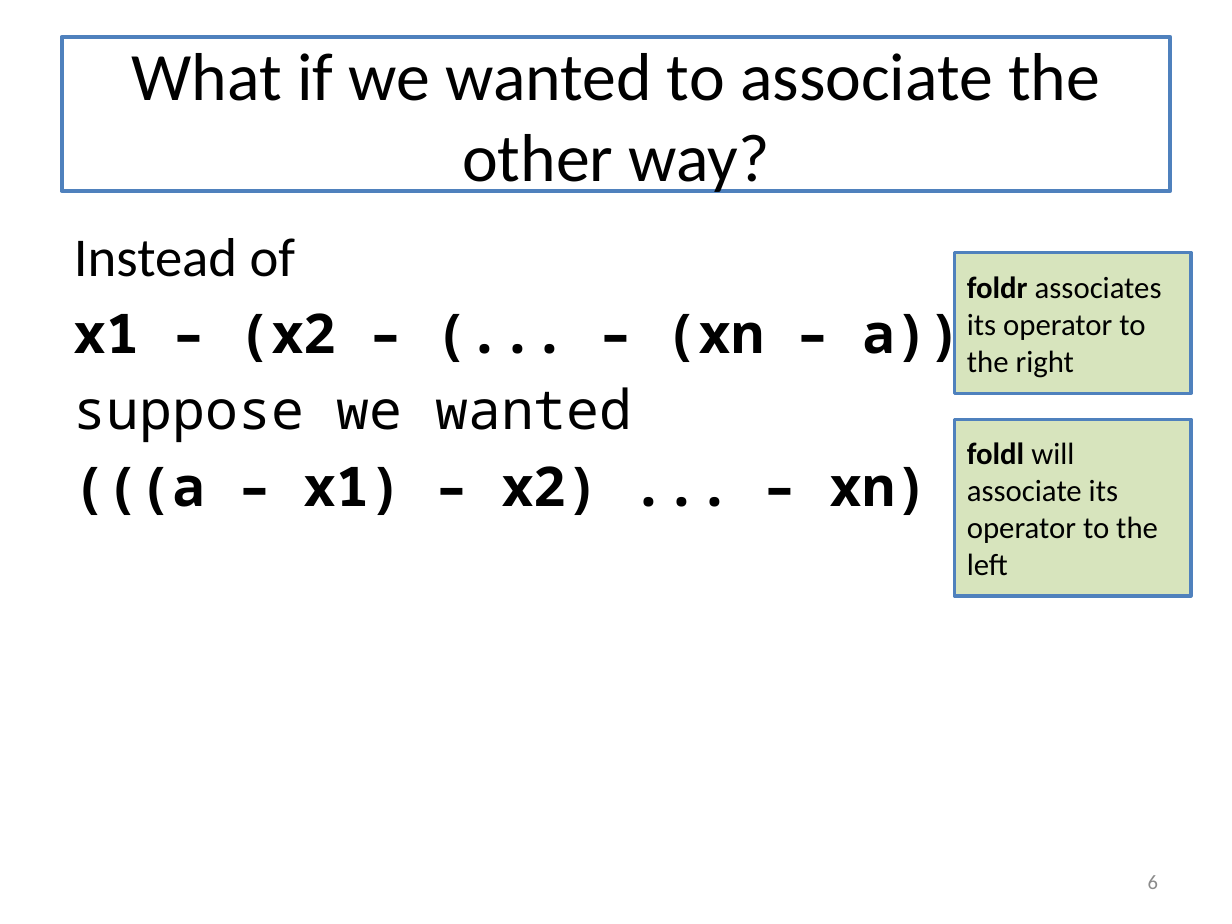
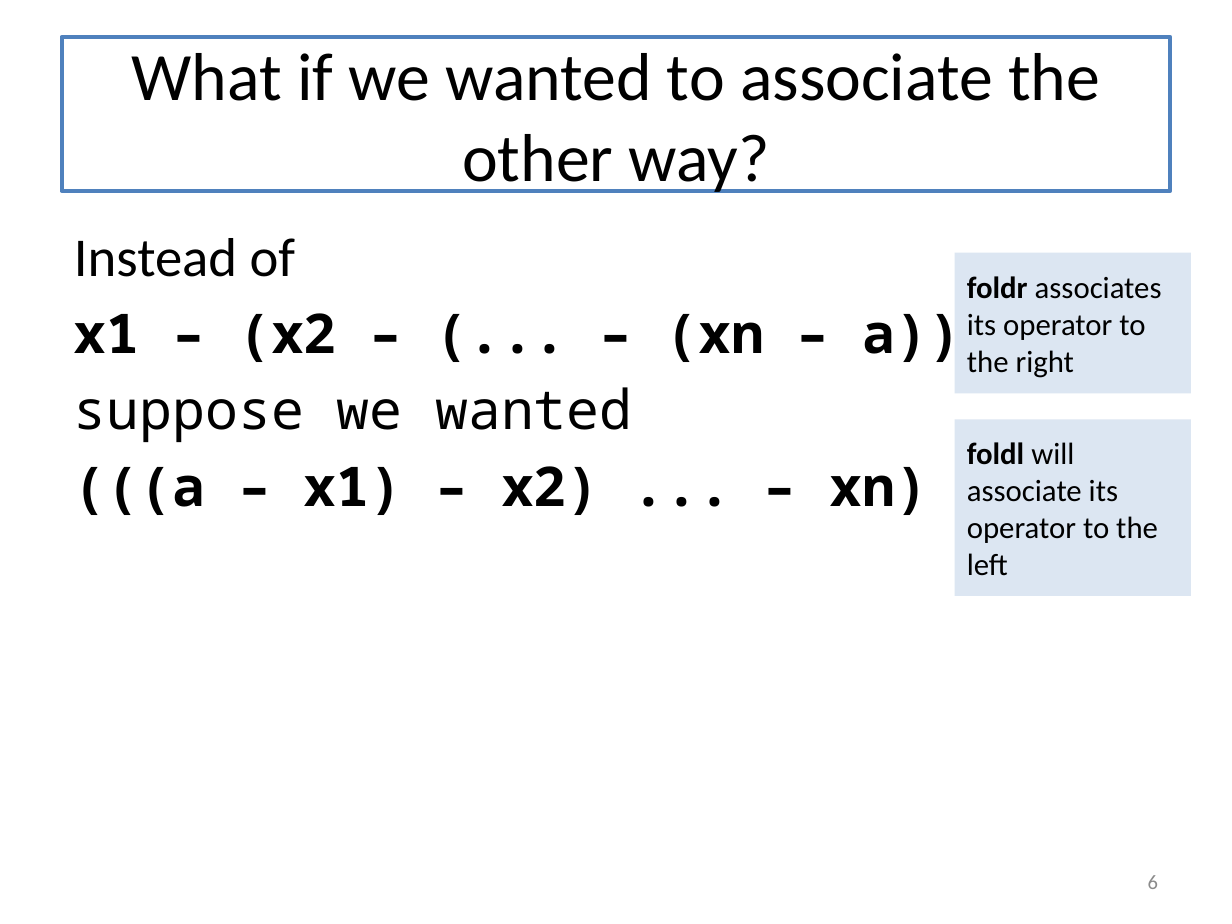
Before and after one commit to mwand/cs5010f16, a slide deck: slide 6 of Slides/Lesson 7.5 Foldr and Foldl.pptx. Drawn at 1232x924 pixels with LibreOffice and Linux fonts; fonts in the diff are those of the drawing. Boxes give left, top, right and bottom in pixels: in the first picture for what was removed or moved away, otherwise in the second. Text is boxed around its words. In the diff, an @@ line names an element or a change of style, - is before the commit and + after.

```diff
--- a/Slides/Lesson 7.5 Foldr and Foldl.pptx
+++ b/Slides/Lesson 7.5 Foldr and Foldl.pptx
@@ rectangle "foldr associates its operator to ..." at [955, 253, 1191, 393]: fill #D7E4BD to #DCE6F2; outline #4F81BD 2 pt to none @@
@@ rectangle "foldl will associate its operator ..." at [955, 419, 1191, 595]: fill #D7E4BD to #DCE6F2; outline #4F81BD 2 pt to none @@
```
Also in this commit, not shown: 9 other slides changed, 9 other files.
